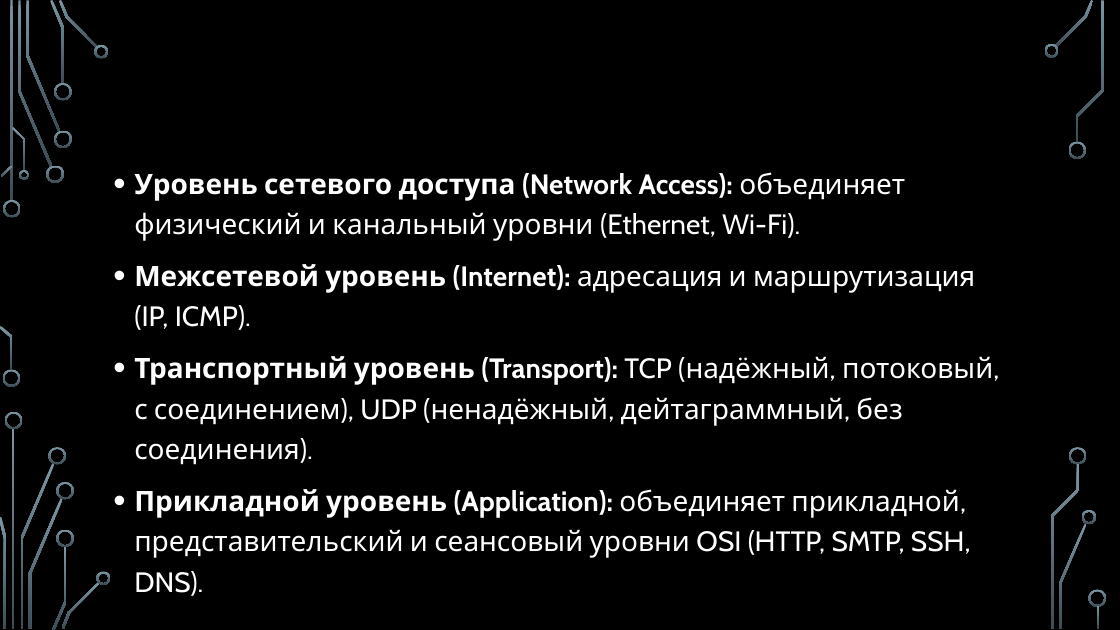
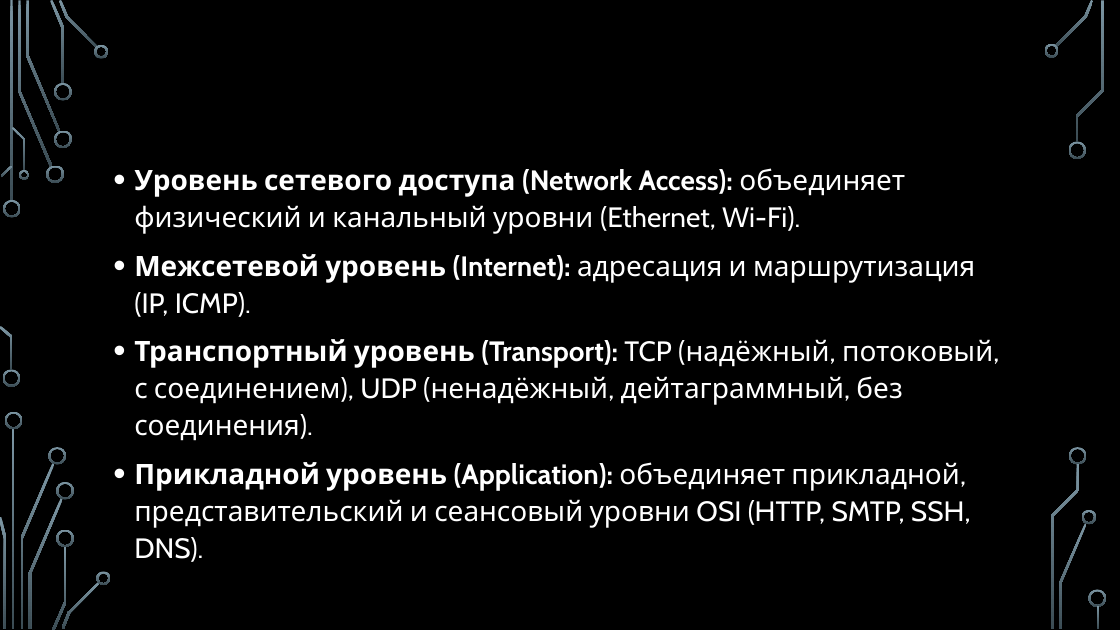
Before and after one commit to nhtgale/itn, a slide deck: slide 9 of 1.3 Architecture/1.3 Architecture.pptx. Drawn at 1120x630 pixels with LibreOffice and Linux fonts; fonts in the diff are those of the drawing; background and template pictures are left out. Boxes give left, top, right and bottom in pixels: in the first picture for what was removed or moved away, otherwise in the second. Text is boxed around its words. In the diff, an @@ line names an element or a change of style, - is before the commit and + after.

```diff
--- a/1.3 Architecture/1.3 Architecture.pptx
+++ b/1.3 Architecture/1.3 Architecture.pptx
@@ text "Уровень сетевого доступа (Network Access): ..." at (x1=134, y1=168, x2=993, y2=562): line spacing 1.2 to 1.1 @@
```
Also in this commit, not shown: 7 slides added, 11 other files.
